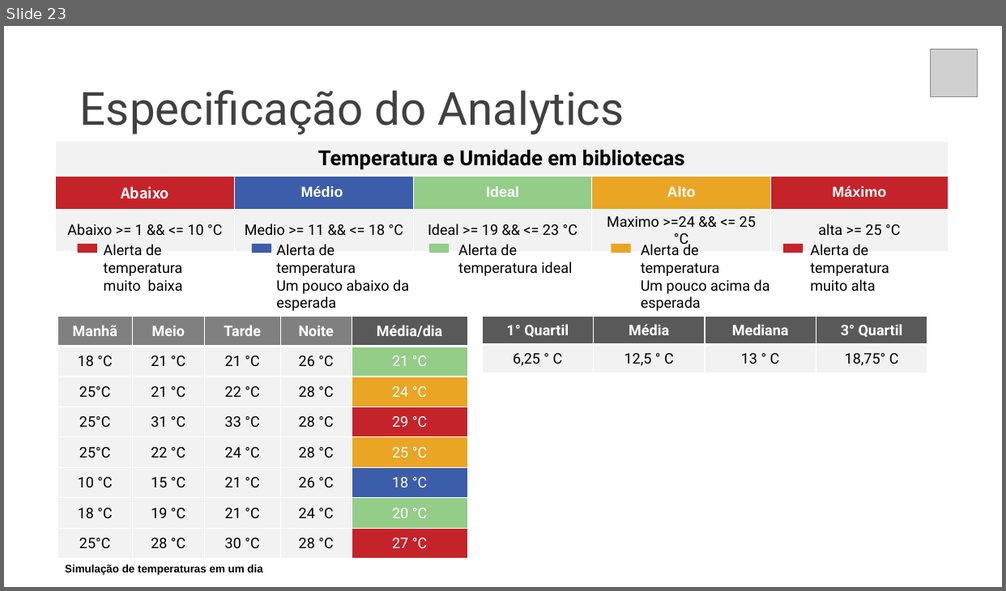
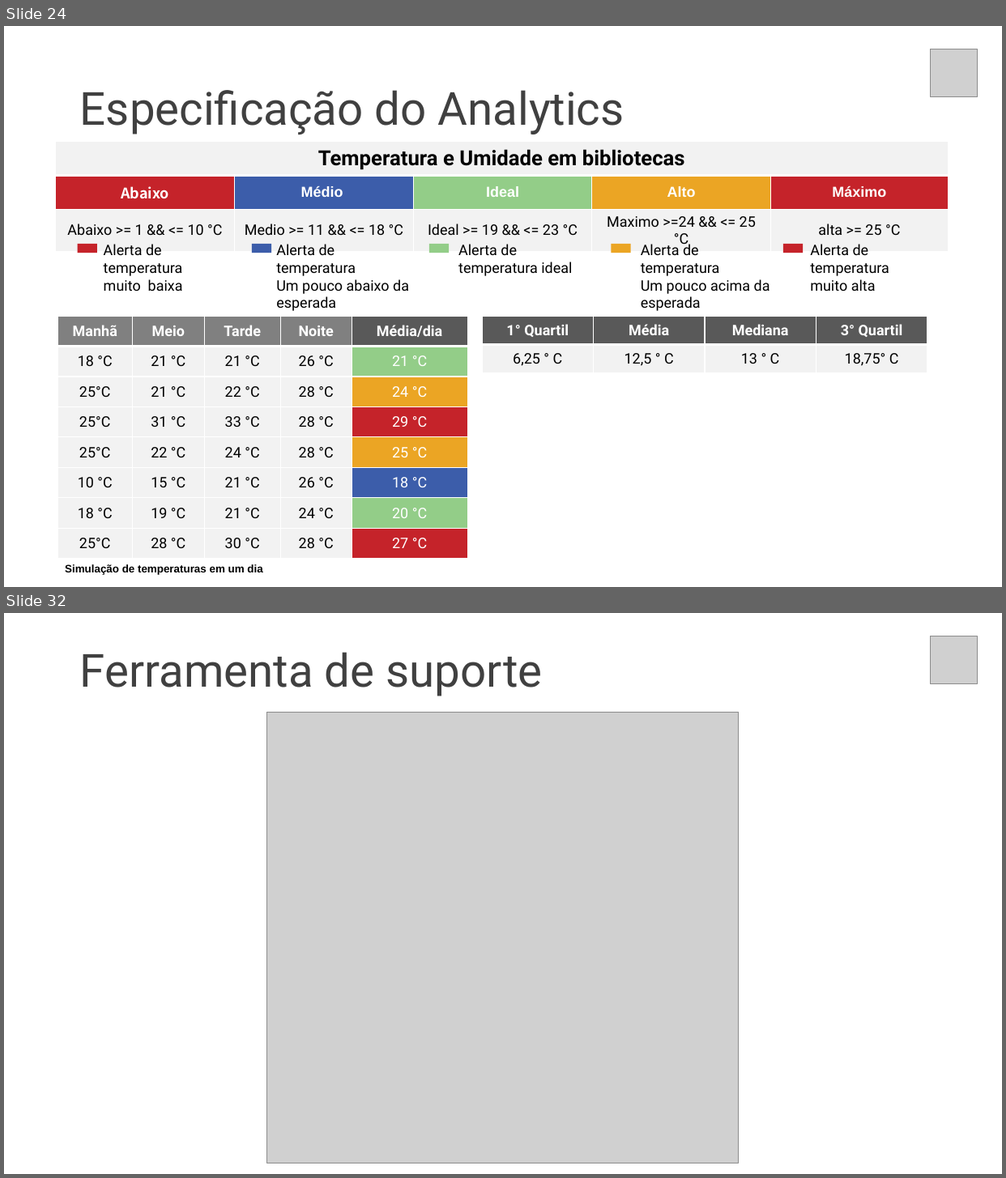
Before and after one commit to gui-ss/projeto-bandtec, a slide deck: documentacao/chameleon.pptx. Shown one above the other, each under a label of ours: slide 23 before the commit, slides 24 and 32 after it; the slides between them are not shown. The pictures are 1006x591 and 1006x1178 pixels, drawn with LibreOffice and Linux fonts; fonts in the diff are those of the drawing; grey boxes stand for pictures. Boxes give left, top, right and bottom in pixels: in the first picture for what was removed or moved away, otherwise in the second. Text is boxed around its words. In the diff, an @@ line names an element or a change of style, - is before the commit and + after.

```diff
--- a/documentacao/chameleon.pptx
+++ b/documentacao/chameleon.pptx
@@ slide 32 added at (4,613,1002,1174), background #FFFFFF @@
@@ picture added at (930,636,978,683) @@
@@ text added at (80,652,543,696), 44 pt, text #404040 @@
+Ferramenta de suporte
@@ picture added at (267,712,739,1163) @@
@@ what was slide 23 is now slide 24 @@
```
Also in this commit, not shown: 13 slides changed, 4 other slides added, 1 slide removed, 5 other files.
